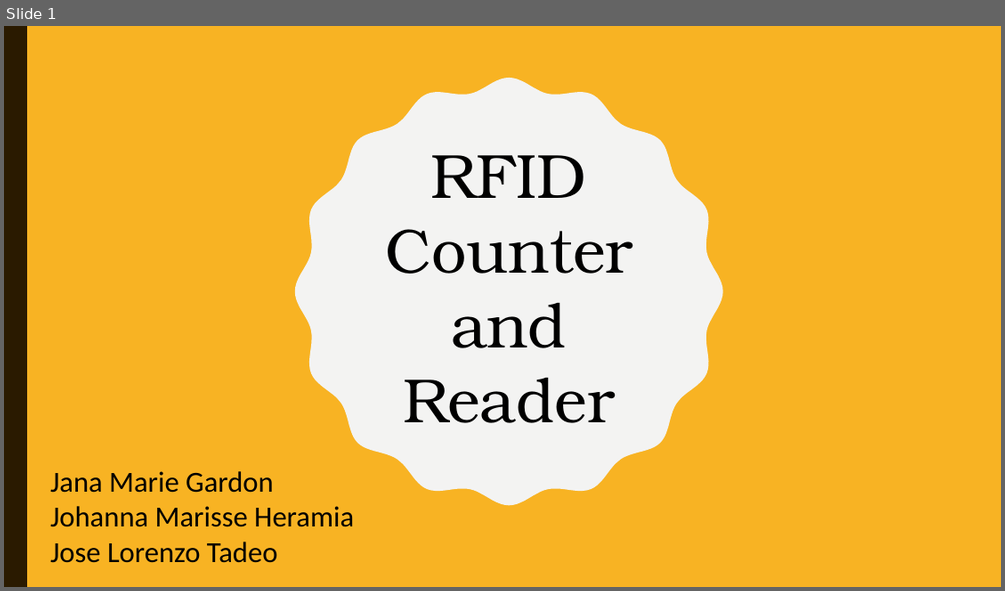
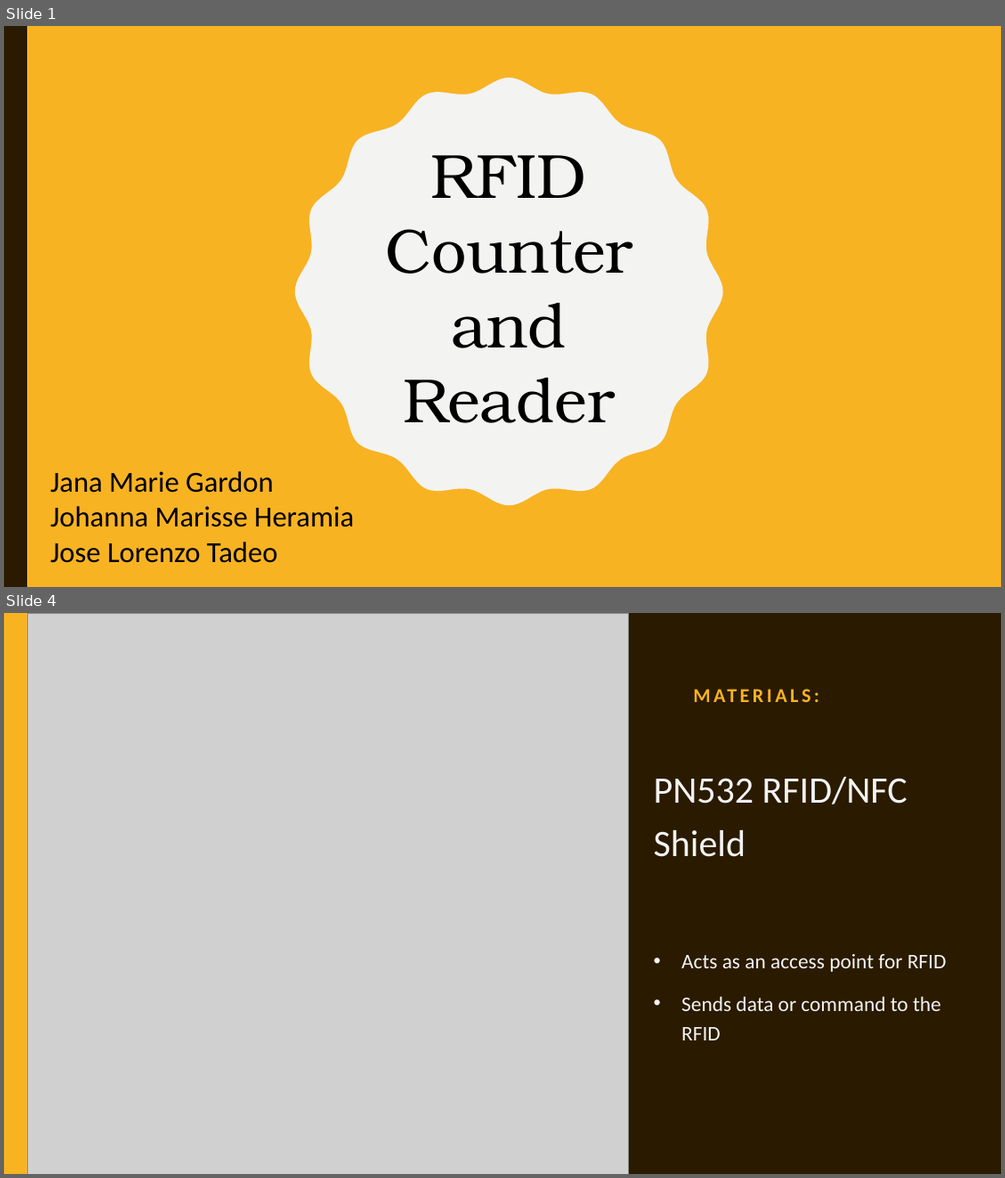
Before and after one commit to jgtadeo/PEMBEDS, a slide deck: Presentation.pptx. Shown one above the other, each under a label of ours: slide 1 before the commit, slides 1 and 4 after it; the slides between them are not shown. The pictures are 1005x591 and 1005x1178 pixels, drawn with LibreOffice and Linux fonts; fonts in the diff are those of the drawing; grey boxes stand for pictures. Boxes give left, top, right and bottom in pixels: in the first picture for what was removed or moved away, otherwise in the second. Text is boxed around its words. In the diff, an @@ line names an element or a change of style, - is before the commit and + after.

```diff
--- a/Presentation.pptx
+++ b/Presentation.pptx
@@ slide 4 added at (4,613,1001,1174), background #F3F3F2 @@
@@ rectangle added at (4,613,27,1174), fill #F8B323 @@
@@ picture added at (27,613,629,1174) @@
@@ freeform shape added at (608,613,1001,1174), fill #2A1A00 @@
@@ title added at (686,613,938,710), 19 pt, text #F8B323, bold @@
+MATERIALS:
@@ text added at (654,777,947,1040), 20 pt, text #F3F3F2 @@
+PN532 RFID/NFC Shield
+• Acts as an access point for RFID
+• Sends data or command to the RFID
```
Also in this commit, not shown: 1 slide changed, 11 other slides added, 1 slide removed.
